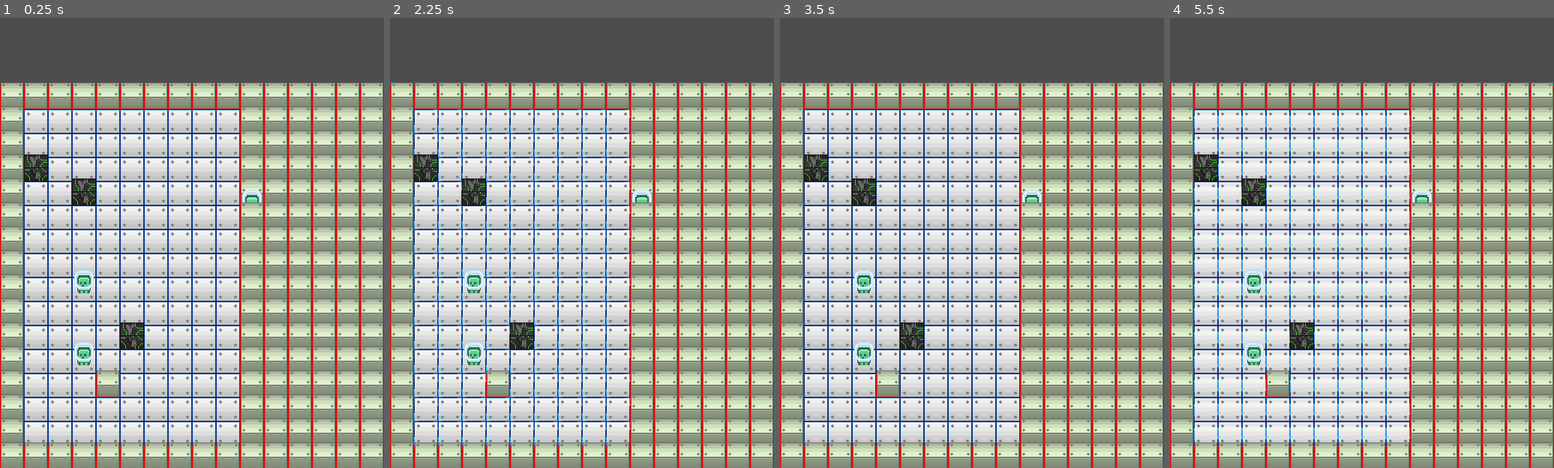
Above: before the commit, frames 1-4 (left to right).
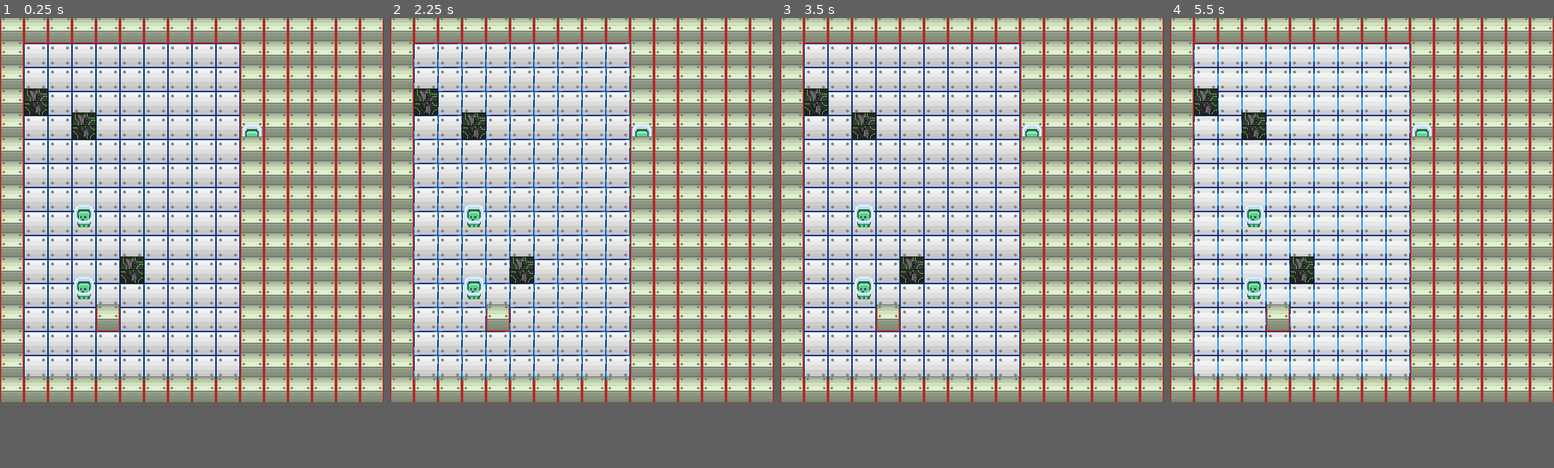
Above: after the commit, the same moments.

Repository: tofimega/Virtual-Bomber
Game: Godot game, scene res://scenes/main/game_scene.tscn
Same seed, same stepped clock (60 frames per second), same inputs: the game is played once before the commit and once after it.
Inputs:
- Up to frame 1 (0.25 s): no input
- Up to frame 2 (2.25 s): no input
- Up to frame 3 (3.5 s): no input
- Up to frame 4 (5.5 s): tap Enter at 5 s
In our replay, the window is 512x600 before the commit and 512x512 after it. These sizes can differ from the game's own. Grey fills any space a smaller window leaves; there, only what the larger window draws over its background counts as a difference.

The runs differ from the first frame. In frame 1, 67% of the frame differs, in the area x 0-100%, y 0-100%; in frame 2, 68%; in frame 3, 67%; in frame 4, 68%.

Commit message:
bomb ignorer fires at correct time now

Diff:
--- a/project.godot
+++ b/project.godot
@@ -29,7 +29,7 @@
 [display]
 
 window/size/viewport_width=512
-window/size/viewport_height=600
+window/size/viewport_height=512
 window/size/initial_position_type=2
 window/size/resizable=false
 window/stretch/scale_mode="integer"
--- a/scenes/actors/bomb/bomb.gd
+++ b/scenes/actors/bomb/bomb.gd
@@ -7,12 +7,13 @@
 
 
 @onready var exploder = $Exploder as Area2D
+@onready var collision_shape = $CollisionShape2D
 
 
 var player: Player
 
 func _ready():
-
+	SignalBus.player_placing_bomb.emit(self)
 	timer.timeout.connect(explode)
 	exploder.area_entered.connect(explode)
 	timer.start(countdown)
--- a/scenes/actors/player/player.gd
+++ b/scenes/actors/player/player.gd
@@ -21,7 +21,7 @@
 		pass
 	get:
 		return len(bombs)
-var power: int=1
+var power: int=7
 
 var input_map: PlayerInputMap
 
@@ -41,7 +41,8 @@
 func inc_bombs(b:Bomb)->void:
 	bombs.append(b)
 
-func dec_bombs(b)->void:
+func dec_bombs(b: Bomb)->void:
+	remove_collision_exception_with(b)
 	bombs.erase(b)
 #endregion
 
@@ -68,6 +69,8 @@
 		GlobalAccess.get_actor_container().add_child.call_deferred(bomb)
 
 
+
+
 func move()->void:
 	velocity.x=Input.get_axis(input_map.left,input_map.right)*movement_speed
 	velocity.y=Input.get_axis(input_map.up,input_map.down)*movement_speed
--- a/scenes/actors/player/player.tscn
+++ b/scenes/actors/player/player.tscn
@@ -16,7 +16,7 @@
 [node name="Player" type="CharacterBody2D"]
 y_sort_enabled = true
 collision_layer = 16
-collision_mask = 7
+collision_mask = 15
 motion_mode = 1
 script = ExtResource("1_pvi60")
 
@@ -38,10 +38,11 @@
 position = Vector2(0, -3)
 shape = SubResource("RectangleShape2D_i5ryo")
 
-[node name="BombIgnorer" parent="." node_paths=PackedStringArray("target") instance=ExtResource("3_4std7")]
+[node name="BombIgnorer" parent="." node_paths=PackedStringArray("target", "shape") instance=ExtResource("3_4std7")]
 position = Vector2(-0.039999, -9.04)
 collision_mask = 15
 target = NodePath("..")
+shape = NodePath("CollisionShape2D")
 
 [node name="CollisionShape2D" parent="BombIgnorer" index="0"]
 position = Vector2(0, 9)
--- a/scenes/components/bomb_ignorer/bomb_ignorer.gd
+++ b/scenes/components/bomb_ignorer/bomb_ignorer.gd
@@ -3,11 +3,17 @@
 
 
 @export var target: PhysicsBody2D
-
+@export var shape: CollisionShape2D
 
 var colliding:bool=false
 
+func _ready():
+	SignalBus.player_placing_bomb.connect(early_overlap_ignore)
 
+
+func early_overlap_ignore(bomb:Bomb)->void:
+	if shape.shape.collide(shape.get_transform(),bomb.collision_shape.shape,bomb.collision_shape.get_transform()):
+		_on_body_entered(bomb)
 
 
 func _on_body_entered(body):
--- a/scenes/components/spreader/spreader.gd
+++ b/scenes/components/spreader/spreader.gd
@@ -15,7 +15,7 @@
 
 
 func _ready():
-
+	top.body_entered.connect(test)
 	set_direction()
 
 func set_direction()->void:
@@ -51,14 +51,17 @@
 		pass
 	match explosion.direction:
 		Explosion.SpreadDirection.SOURCE:
-			spread_to(Explosion.SpreadDirection.UP)
-			spread_to(Explosion.SpreadDirection.RIGHT)
-			spread_to(Explosion.SpreadDirection.DOWN)
-			spread_to(Explosion.SpreadDirection.LEFT)
-		_: spread_to(explosion.direction)
+			spread_to.call_deferred(Explosion.SpreadDirection.UP)
+			spread_to.call_deferred(Explosion.SpreadDirection.RIGHT)
+			spread_to.call_deferred(Explosion.SpreadDirection.DOWN)
+			spread_to.call_deferred(Explosion.SpreadDirection.LEFT)
+
+		_:  spread_to.call_deferred(explosion.direction)
 
 	spread_complete.emit()
 
+func test(b):
+	print(b)
 
 func spread_to(direction: Explosion.SpreadDirection)->void:
 	var level_grid: TileMap=GlobalAccess.get_level_grid()
--- a/scenes/components/spreader/spreader.tscn
+++ b/scenes/components/spreader/spreader.tscn
@@ -8,8 +8,8 @@
 script = ExtResource("1_to6ya")
 
 [node name="Top" type="Area2D" parent="."]
-collision_layer = 15
-collision_mask = 0
+collision_layer = 0
+collision_mask = 15
 monitoring = false
 monitorable = false
 
@@ -18,8 +18,8 @@
 shape = SubResource("RectangleShape2D_mt6f1")
 
 [node name="Right" type="Area2D" parent="."]
-collision_layer = 15
-collision_mask = 0
+collision_layer = 0
+collision_mask = 15
 monitoring = false
 monitorable = false
 
@@ -28,8 +28,8 @@
 shape = SubResource("RectangleShape2D_mt6f1")
 
 [node name="Bottom" type="Area2D" parent="."]
-collision_layer = 15
-collision_mask = 0
+collision_layer = 0
+collision_mask = 15
 monitoring = false
 monitorable = false
 
@@ -38,8 +38,8 @@
 shape = SubResource("RectangleShape2D_mt6f1")
 
 [node name="Left" type="Area2D" parent="."]
-collision_layer = 15
-collision_mask = 0
+collision_layer = 0
+collision_mask = 15
 monitoring = false
 monitorable = false
 
--- a/scenes/main/game_scene.tscn
+++ b/scenes/main/game_scene.tscn
@@ -10,8 +10,3 @@
 
 [node name="GameManager" type="Node" parent="." groups=["Game Manager"]]
 script = ExtResource("1_6ha3f")
-
-[node name="Camera2D" type="Camera2D" parent="."]
-position = Vector2(0, 2)
-offset = Vector2(0, -90)
-anchor_mode = 0
--- a/scripts/globals/signal_bus.gd
+++ b/scripts/globals/signal_bus.gd
@@ -4,8 +4,10 @@
 signal player_spawn_ready(spawm_point: PlayerSpawn)
 signal level_loaded
 
-signal bomb_placed(bomb)
-signal bomb_exploded(bomb)
+signal bomb_placed(bomb: Bomb)
+signal bomb_exploded(bomb: Bomb)
+signal player_placing_bomb(bomb: Bomb)
+
 
 signal new_explosion_on_field()
 signal explosion_dissipated()
